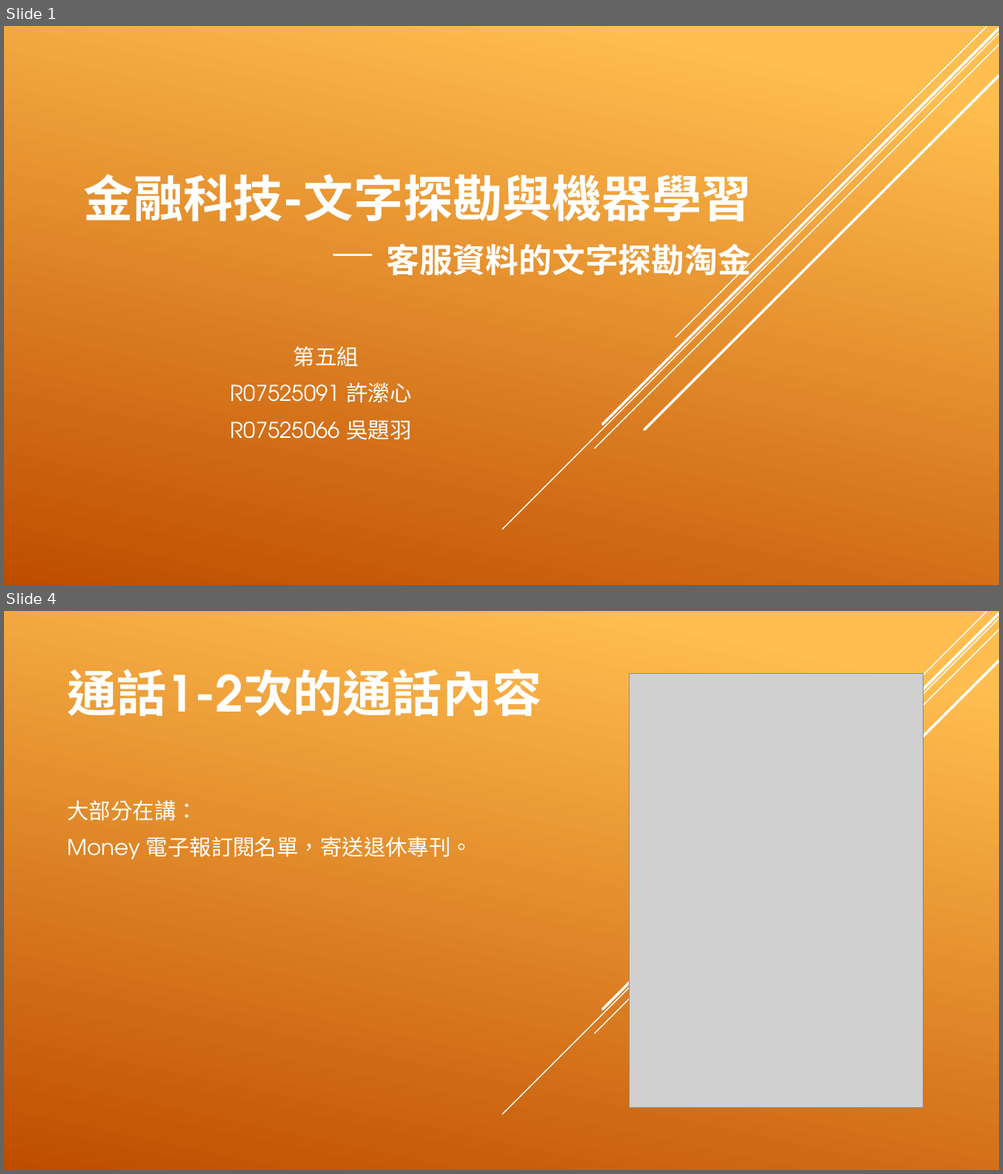
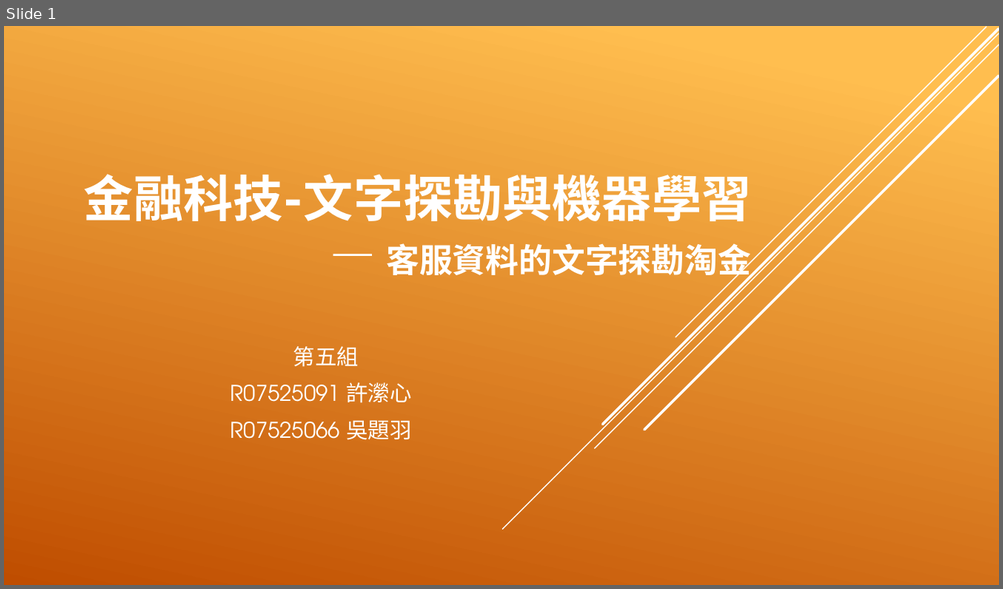
Before and after one commit to EvaXunHsu/Fintech-Course, a slide deck: Final/金融科技-文字探勘與機器學習.pptx. Shown one above the other, each under a label of ours: slides 1 and 4 before the commit, slide 1 after it; the slides between them are not shown. The pictures are 1003x1174 and 1003x589 pixels, drawn with LibreOffice and Linux fonts; fonts in the diff are those of the drawing; grey boxes stand for pictures. Boxes give left, top, right and bottom in pixels: in the first picture for what was removed or moved away, otherwise in the second. Text is boxed around its words. In the diff, an @@ line names an element or a change of style, - is before the commit and + after.

```diff
--- a/Final/金融科技-文字探勘與機器學習.pptx
+++ b/Final/金融科技-文字探勘與機器學習.pptx
@@ slide 4 removed at [4, 611, 999, 1170], background gradient #FFBF50 to #C04D00; not listed: 5 template elements that a slide beside it also shows @@
@@ title removed at [68, 669, 542, 716] @@
-通話1-2次的通話內容
@@ picture removed at [629, 673, 922, 1108] @@
@@ subtitle removed at [68, 800, 472, 860] @@
-大部分在講：
-Money 電子報訂閱名單，寄送退休專刊。
```
Also in this commit, not shown: 16 slides changed, 3 slides added, 2 other slides removed, 24 other files.
